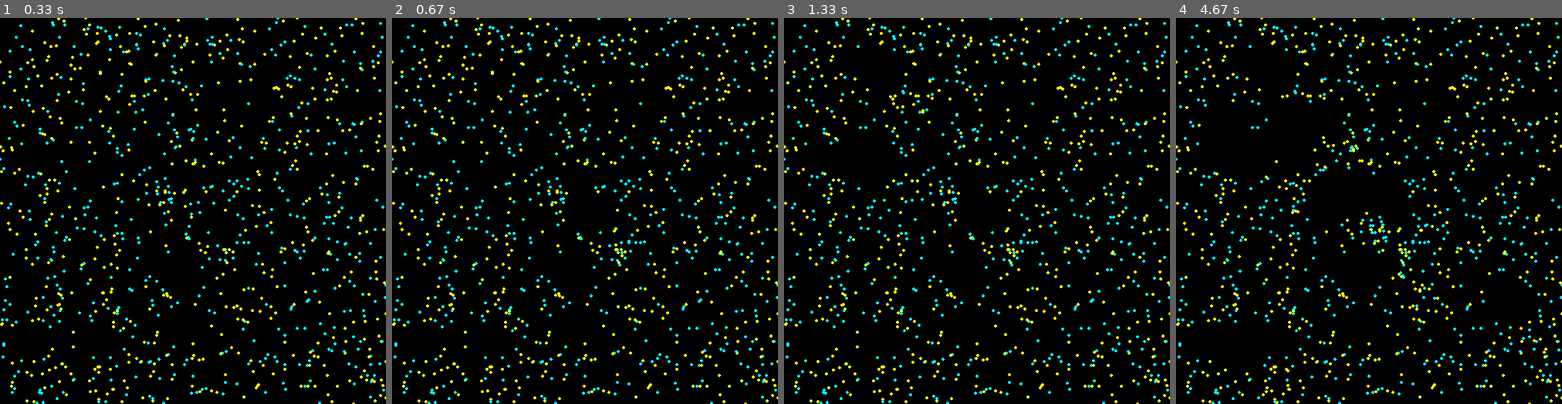
Above: before the commit, frames 1-4 (left to right).
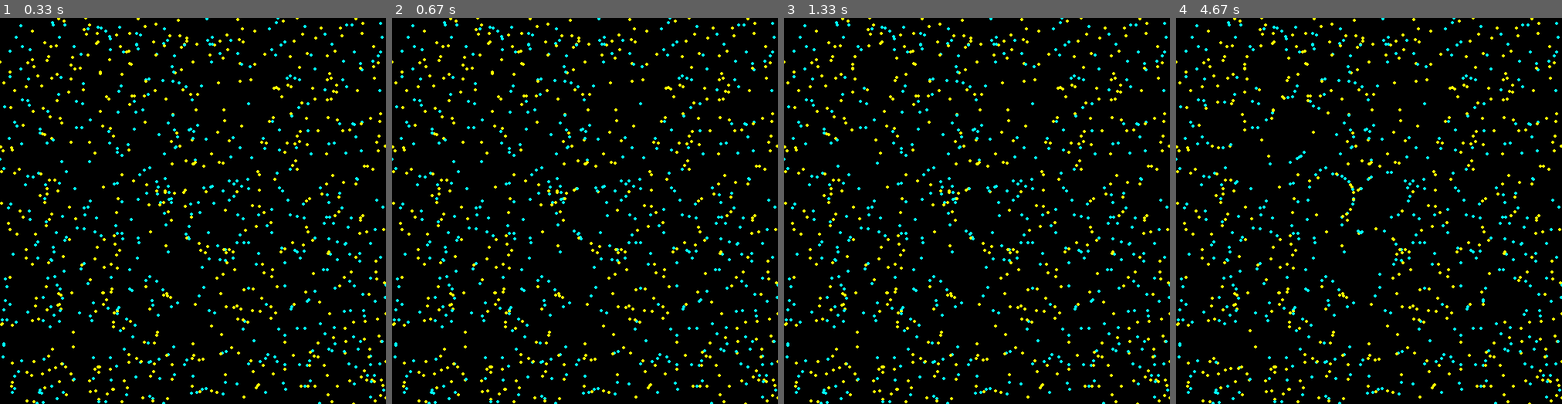
Above: after the commit, the same moments.

Repository: Nikhil-Singla/the-dev-dossier
Game: pygame game, started from game_dev/lifeSystemProgramming.py
Same seed, same stepped clock (60 frames per second), same inputs: the game is played once before the commit and once after it.
Inputs (mouse positions are in pixels of both pictures, inside the frame that each line leads up to):
- Up to frame 1 (0.33 s): no input
- Up to frame 2 (0.67 s): click (585, 211) at 0.38 s
- Up to frame 3 (1.33 s): click (857, 153) at 0.72 s; click (876, 68) at 1.05 s
- Up to frame 4 (4.67 s): click (1372, 253) at 1.38 s; click (1314, 129) at 1.72 s; click (1222, 126) at 2.05 s; click (1249, 160) at 2.38 s; click (1384, 195) at 2.72 s; click (1507, 299) at 3.05 s; click (1284, 141) at 3.38 s; click (1330, 195) at 3.72 s; click (1295, 118) at 4.05 s; click (1233, 346) at 4.38 s

Frame 1 is identical in both runs. In frame 2, less than 0.1% of the frame differs, in the area x 44-66%, y 43-65%; in frame 3, 0.2%; in frame 4, 1.0%, in the area x 6-100%, y 6-100%.

Commit message:
MATHS. Getting the push function to work

Diff:
--- a/game_dev/lifeSystemProgramming.py
+++ b/game_dev/lifeSystemProgramming.py
@@ -1,5 +1,6 @@
 ## Simulate life processes.
 
+from dis import dis
 import pygame, random
 from math import sqrt
 
@@ -63,9 +64,15 @@
     dx = p.x - pos[0]
     dy = p.y - pos[1]
     dist = sqrt(dx*dx + dy*dy)
-    if dist < radius:
-        p.x += 50
-        p.y += 50
+    dx /= dist
+    dy /= dist
+    diff = radius - dist
+    ## Equation of line = y - p.y = slope*(x - p.x)
+    if diff > 0:
+        print(pos)
+        p.x += diff*dx
+        p.y += diff*dy
+
 
 moveFunc = False
 gameState = True ## Game Running
